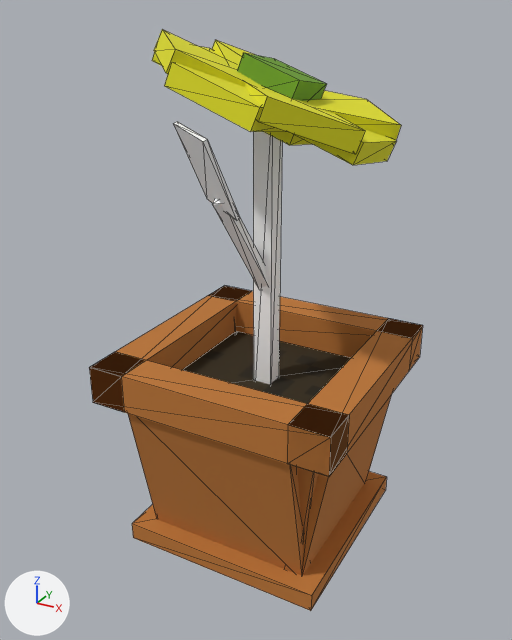
Renders of the glTF model models/flowers/whiteFlower.gltf from each side of a commit.
Both versions are drawn from a 50 mm lens placed at (0.992, -1.874, 1.707), pointed at (-0.022, -0.032, 0.786). The lights are fixed; the arrows at lower left show +X, +Y and +Z. Mesh edges are drawn as thin lines. Where no turn or scale is listed for an object, it has been applied to the vertices.

In view in the first picture: '003d9cf4-38b9-7fdf-0eeb-8ae42016a5ac', '06aabd16-3349-5bdf-8498-73f4c8db711b', '08eeee49-d1c8-8403-e501-237fbcf2336f', '0cba9fad-0adc-b3a2-8696-2442c2e0c0a3', '2f95a8cc-bbbc-db35-044c-f79740e91d66', '4a72571e-9fbe-2ec7-f372-8be7525caeb4', '52942585-3229-d97f-2636-427560c31cca', '5e36d5f6-5c8c-c5db-3223-4b51d02703ab', '672104b6-c339-0f69-8119-120f28f9a933', '6e9d4138-4100-a9bb-bcc9-680ca79e0740', '70e2d5b8-fb36-3673-6394-4382a56b1b57', '76d5f1e0-da0c-5dad-d6c1-a25b473d68ca', '923728d6-7e14-abfe-4ef2-f1e9526024a1', '9e5a5c5c-ea0d-2c0c-b306-363fd2e89859', 'c23cc15e-de04-6b69-7557-495be05f0663', 'c386d314-3f14-a0c6-fb75-f23cae18e5c2', 'ddc9255b-4930-0156-4b30-767f436a6501', 'f6d80f8a-b22c-4a03-d54f-698e41473893', 'fb4f10db-031a-c53a-c5c2-0aac2ff49b2d'.
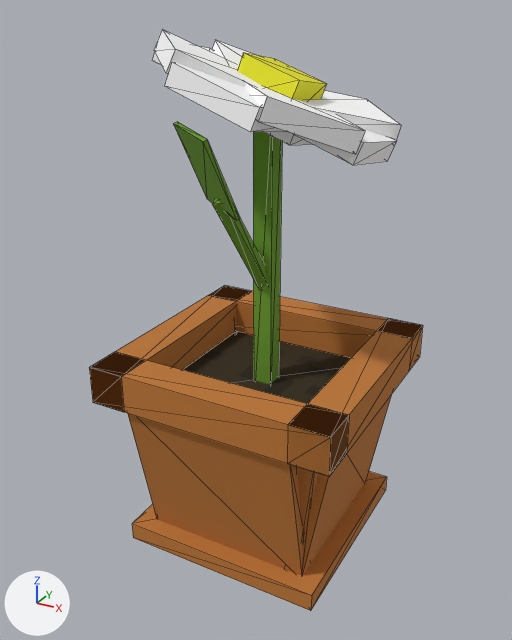
Boxes (x1, y1, x2, y2) around the edits, measured in the pictures (512 x 640 px):
'2f95a8cc-bbbc-db35-044c-f79740e91d66', recoloured (grey to green): (253, 132, 282, 384) in both
'70e2d5b8-fb36-3673-6394-4382a56b1b57', recoloured, reshaped (yellow to grey): (245, 82, 365, 154) in both
'fb4f10db-031a-c53a-c5c2-0aac2ff49b2d', recoloured (yellow to white): (164, 62, 285, 132) in both
'76d5f1e0-da0c-5dad-d6c1-a25b473d68ca', recoloured (green to yellow): (237, 53, 327, 101) in both
'6e9d4138-4100-a9bb-bcc9-680ca79e0740', recoloured (yellow to white): (154, 29, 261, 87) in both
'923728d6-7e14-abfe-4ef2-f1e9526024a1', recoloured (grey to green): (174, 122, 240, 221) in both
'0cba9fad-0adc-b3a2-8696-2442c2e0c0a3', recoloured (yellow to white): (304, 91, 401, 140) in both
'08eeee49-d1c8-8403-e501-237fbcf2336f', recoloured (yellow to grey): (152, 46, 396, 165) in both
'4a72571e-9fbe-2ec7-f372-8be7525caeb4', recoloured (grey to green): (212, 199, 268, 288) in both
'5e36d5f6-5c8c-c5db-3223-4b51d02703ab', recoloured (yellow to white): (212, 40, 255, 67) in both
'52942585-3229-d97f-2636-427560c31cca', recoloured (yellow to grey): (265, 131, 311, 145) in both

The change, as a list of edits to the scene's bpy script:
```text
Change me_mesh_0:
    where me_mesh_0.from_pydata(...)  # 8 vertices, 12 faces; spans x -0.031..0.031, y -0.031..0.031, z 0.438..1.5
    remove me_mesh_0.materials.append(mat_material_0)
    add me_mesh_0.materials.append(mat_material_2)
Change me_mesh_1:
    where me_mesh_1.from_pydata(...)  # 8 vertices, 12 faces; spans x -0.14..0.14, y -0.351..0.351, z -0.121..0.121
    remove me_mesh_1.materials.append(mat_material_1)
    add me_mesh_1.materials.append(mat_material_0)
Change me_mesh_2:
    where me_mesh_2.from_pydata(...)  # 8 vertices, 12 faces; spans x 0.152..0.467, y -0.036..0.258, z 0.744..0.944
    remove me_mesh_2.materials.append(mat_material_1)
    add me_mesh_2.materials.append(mat_material_0)
Change me_mesh_3:
    where me_mesh_3.from_pydata(...)  # 8 vertices, 12 faces; spans x -0.024..0.644, y -0.044..0.267, z 0.681..1.008
    remove me_mesh_3.materials.append(mat_material_1)
    add me_mesh_3.materials.append(mat_material_0)
Change me_mesh_4:
    where me_mesh_4.from_pydata(...)  # 8 vertices, 12 faces; spans x -0.321..0.124, y -0.332..0.127, z -0.061..0.19
    remove me_mesh_4.materials.append(mat_material_1)
    add me_mesh_4.materials.append(mat_material_0)
Change me_mesh_7:
    where me_mesh_7.from_pydata(...)  # 8 vertices, 12 faces; spans x -0.321..0.124, y -0.117..0.348, z -0.081..0.153
    remove me_mesh_7.materials.append(mat_material_1)
    add me_mesh_7.materials.append(mat_material_0)
Change me_mesh_8:
    where me_mesh_8.from_pydata(...)  # 8 vertices, 12 faces; spans x 0.211..0.43, y 0.01..0.22, z 0.771..0.976
    remove me_mesh_8.materials.append(mat_material_2)
    add me_mesh_8.materials.append(mat_material_1)
Change me_mesh_9:
    where me_mesh_9.from_pydata(...)  # 8 vertices, 12 faces; spans x -0.028..0.059, y -0.049..0.184, z -0.292..0.05
    remove me_mesh_9.materials.append(mat_material_0)
    add me_mesh_9.materials.append(mat_material_2)
Change me_mesh_10:
    where me_mesh_10.from_pydata(...)  # 8 vertices, 12 faces; spans x -0.124..0.076, y -0.172..0.038, z -0.005..0.245
    remove me_mesh_10.materials.append(mat_material_0)
    add me_mesh_10.materials.append(mat_material_2)
Add me_mesh_4_1:
    me_mesh_4_1.from_pydata(...)  # a box spanning x -0.031..0.344, y -0.138..0.138, z -0.031..0.031
    me_mesh_4_1.materials.append(mat_material_0)
Change ob_70e2d5b8_fb36_3673_6394_4382a56b1b57:
    ob_70e2d5b8_fb36_3673_6394_4382a56b1b57: bpy.data.objects.new('70e2d5b8-fb36-3673-6394-4382a56b1b57', me_mesh_5) -> bpy.data.objects.new('70e2d5b8-fb36-3673-6394-4382a56b1b57', me_mesh_4_1)
```
